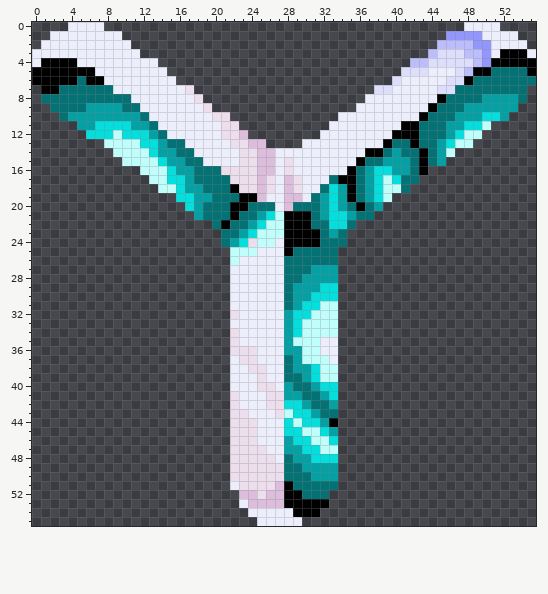
Edited in one commit: pixel-art sprite (game-projects/r-type/game-mode/00/images/logo_y.png). Above: the version before the commit.
The file is 56x56 pixels. Colours within 5 levels of each other are drawn and written as one.
After the commit:
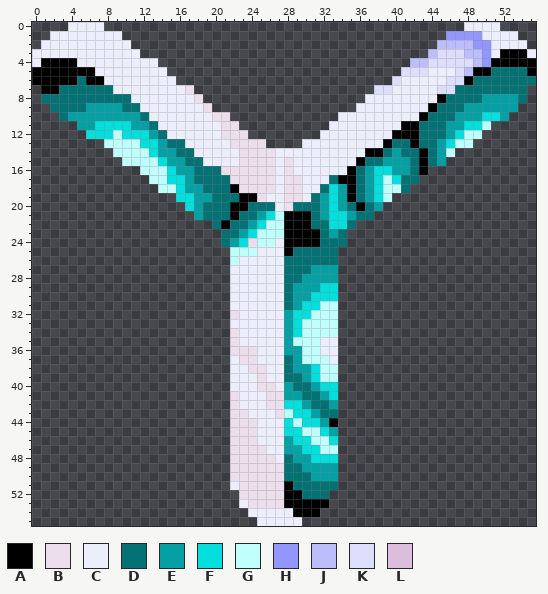
Palette (. is transparent): A #000000  B #ecdeec  C #eceefc  D #047274  E #04a0a4  F #04dedc  G #c0fefc  H #9396fc  J #bcbefc  K #dcdefc  L #dcbedc
From old to new:
Colour L gives way to colour B in row 12 at x 23; in row 13 at x 24 to 25; in rows 14 to 16 at x 25 to 26; in rows 17 to 18 at x 25 and 28; in row 19 at x 25 and 28 to 29; in row 20 at x 28.
Colour L gives way to colour B in row 51 at x 27; in row 52 at x 23 to 24 and 26 to 27; in row 53 at x 24 to 27.
